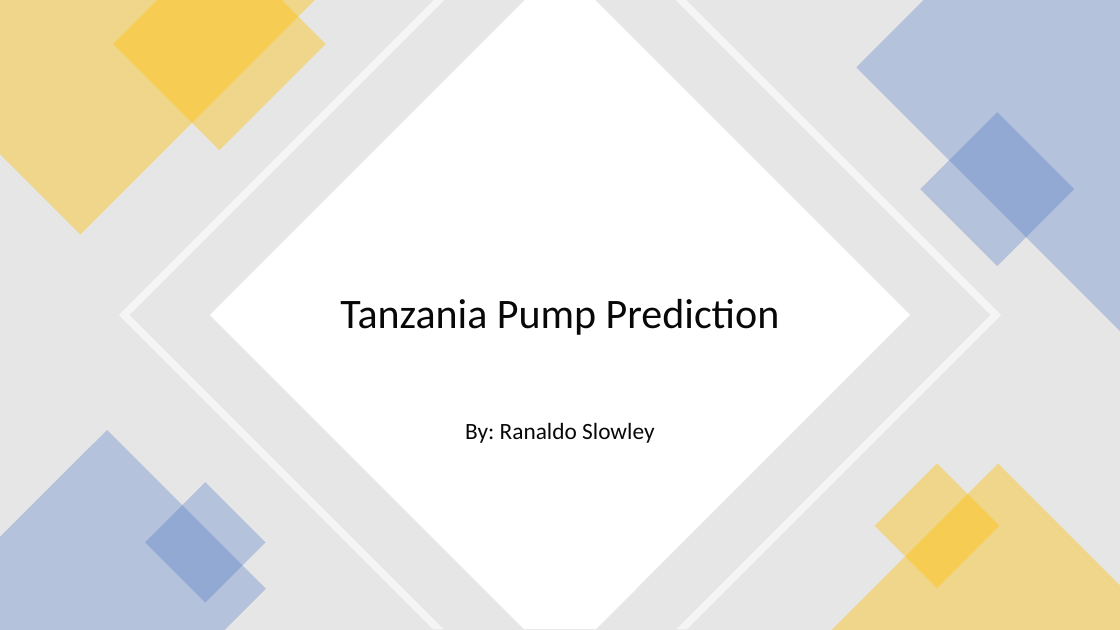
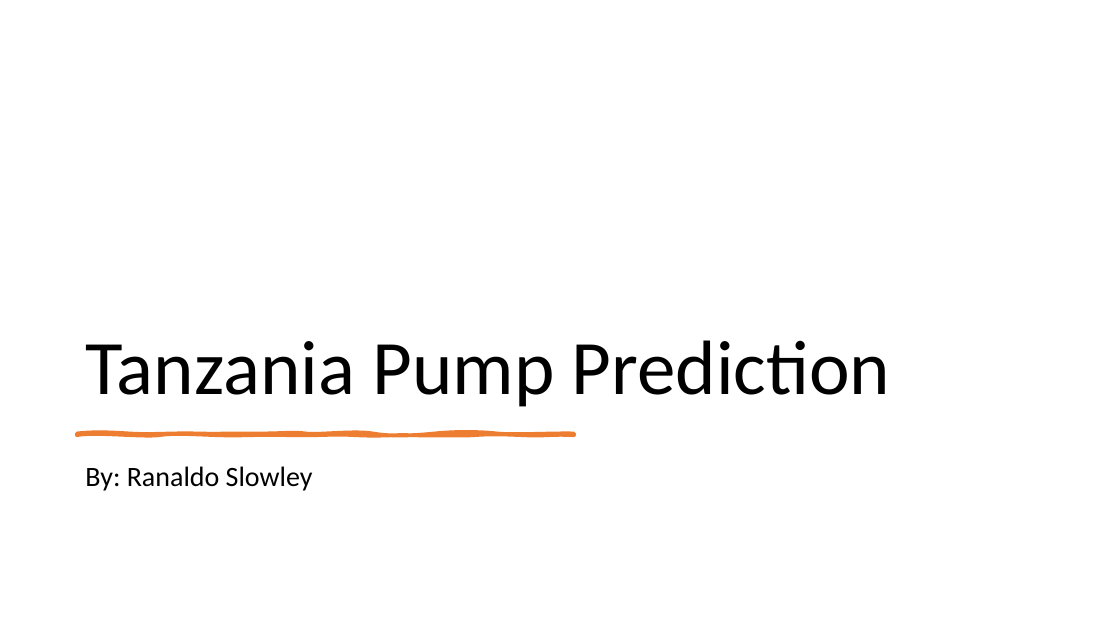
Before and after one commit to Savvy-Slowley/Pump-it-Up-Data-Mining-the-Water-Table-, a slide deck: slide 1 of PowerPoint For Presentations/Tanzania Pump Prediction.pptx. Drawn at 1120x630 pixels with LibreOffice and Linux fonts; fonts in the diff are those of the drawing. Boxes give left, top, right and bottom in pixels: in the first picture for what was removed or moved away, otherwise in the second. Text is boxed around its words. In the diff, an @@ line names an element or a change of style, - is before the commit and + after.

```diff
--- a/PowerPoint For Presentations/Tanzania Pump Prediction.pptx
+++ b/PowerPoint For Presentations/Tanzania Pump Prediction.pptx
@@ rectangle removed at (0,0,1120,630) @@
@@ freeform shape removed at (0,0,315,234) @@
@@ freeform shape removed at (113,0,326,150) @@
@@ freeform shape removed at (119,0,1001,630) @@
@@ freeform shape removed at (210,0,910,630) @@
@@ freeform shape removed at (856,0,1120,331) @@
@@ title "Tanzania Pump Prediction": place and size @@
-title "Tanzania Pump Prediction" at (340,299,780,335)
+title "Tanzania Pump Prediction" at (85,340,890,407)
@@ title "Tanzania Pump Prediction" at (85,340,890,407): size 36 to 66 pt, text colour #080808 to #000000; alignment centre to left; vertical alignment middle to bottom @@
@@ rectangle removed at (920,112,1075,266) @@
@@ freeform shape removed at (0,431,266,630) @@
@@ freeform shape added at (77,434,575,435), fill #ED7D31, outline #ED7D31 3.25 pt @@
@@ subtitle "By: Ranaldo Slowley": place and size @@
-subtitle "By: Ranaldo Slowley" at (465,422,654,443)
+subtitle "By: Ranaldo Slowley" at (85,466,313,491)
@@ subtitle "By: Ranaldo Slowley" at (85,466,313,491): size 20 to 24 pt, text colour #080808 to #000000; alignment centre to left @@
@@ freeform shape removed at (831,464,1120,630) @@
@@ rectangle removed at (875,463,1000,588) @@
@@ rectangle removed at (145,482,266,603) @@
```
Also in this commit, not shown: 1 other slide changed, 5 slides added.
